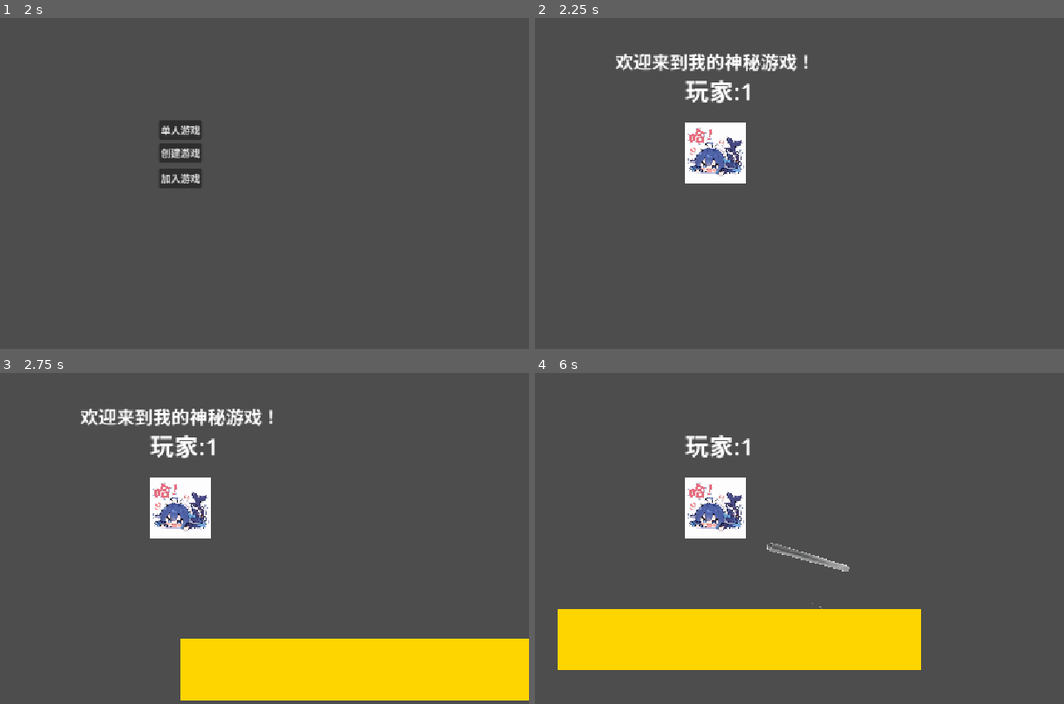
Above: before the commit, frames 1-4 (two rows, left to right).
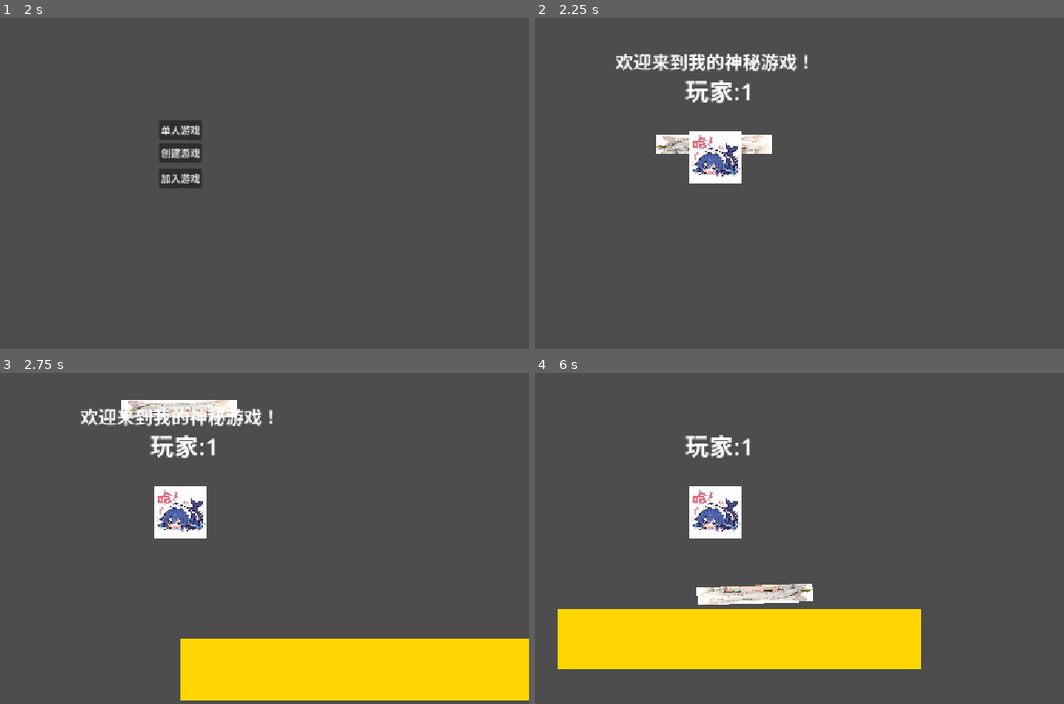
Above: after the commit, the same moments.

Repository: Sui-xie/NewGames
Game: Godot game, scene res://root.tscn
Same seed, same stepped clock (60 frames per second), same inputs: the game is played once before the commit and once after it.
Inputs (mouse positions are in pixels of both pictures, inside the frame that each line leads up to):
- Up to frame 1 (2 s): click "创建游戏" at 0.5 s; click "确定" at 1.25 s
- Up to frame 2 (2.25 s): click "单人游戏" at 2 s
- Up to frame 3 (2.75 s): no input
- Up to frame 4 (6 s): tap Enter at 2.75 s; move the mouse to (868, 488) at 2.77 s; hold D (move_right) 2.78-3.53 s; tap F at 2.85, 3.8, 4.35, 5.1 s; click (868, 488) at 2.92 s; tap Space at 3.02, 3.05, 3.32, 3.6, 3.77, 4.07, 4.55, 5.27, 5.57, 5.85 s; move the mouse to (577, 528) at 3.52 s; hold A (move_left) 3.53-4.28 s; click (577, 528) at 3.67 s; move the mouse to (783, 422) at 4.27 s; hold D (move_right) 4.28-5.78 s; click (783, 422) at 4.42 s; move the mouse to (683, 584) at 5.02 s; click (683, 584) at 5.17 s; move the mouse to (926, 568) at 5.77 s; hold A (move_left) from 5.78 s (still down); click (926, 568) at 5.92 s

Frame 1 is identical in both runs. In frame 2, 1.9% of the frame differs, in the area x 22-45%, y 31-50%; in frame 3, 2.3%; in frame 4, 3.0%, in the area x 4-73%, y 31-90%.

Commit message:
测试了物品系统，明天继续加多人物品同步

Diff:
--- /dev/null
+++ b/core/basicNode/bullet.gd
@@ -0,0 +1,17 @@
+extends Area2D
+class_name Bullet
+
+var shooter:Weapon
+var team:int
+var rot:float
+var speed:float
+
+func _ready() -> void:
+	pass
+
+func _process(delta: float) -> void:
+	pass
+
+@rpc("any_peer","call_local","reliable")
+func hit(target):
+	print("[WARN]未被重写的hit方法")
--- a/core/basicNode/item.gd
+++ b/core/basicNode/item.gd
@@ -1,4 +1,3 @@
 extends RigidBody2D
 class_name Item
-
 var meta: Array[Variant] = []
--- a/core/basicNode/weapon.gd
+++ b/core/basicNode/weapon.gd
@@ -8,3 +8,6 @@
 @rpc("any_peer","call_local","reliable")
 func reload():
 	print("[WARN]未被重写的Reload方法")
+
+func active():
+	print("[WARN]未被重写的Active方法")
--- a/game/level/scene/player.tscn
+++ b/game/level/scene/player.tscn
@@ -5,13 +5,13 @@
 [ext_resource type="Script" uid="uid://q4g0tlhps4kw" path="res://game/level/scripts/player/jumpCheck.gd" id="3_fvtld"]
 
 [sub_resource type="RectangleShape2D" id="RectangleShape2D_pyidc"]
-size = Vector2(100, 100)
+size = Vector2(85, 85)
 
 [sub_resource type="RectangleShape2D" id="RectangleShape2D_xa3wl"]
 size = Vector2(98, 2)
 
 [sub_resource type="RectangleShape2D" id="RectangleShape2D_cypby"]
-size = Vector2(171, 100)
+size = Vector2(165.5, 86)
 
 [node name="CharacterBody2D" type="CharacterBody2D" unique_id=1862613727 node_paths=PackedStringArray("nameLabel", "jumpCheckArea", "mountPoint", "pickedCheckArea")]
 position = Vector2(1, 0)
@@ -25,7 +25,7 @@
 metadata/_edit_vertical_guides_ = [95.0, 100.0]
 
 [node name="CollisionShape2D" type="CollisionShape2D" parent="." unique_id=1452549003]
-position = Vector2(3.8146973e-06, 0)
+position = Vector2(-0.4999981, 6.5)
 shape = SubResource("RectangleShape2D_pyidc")
 
 [node name="Label" type="Label" parent="." unique_id=191140649]
@@ -39,7 +39,8 @@
 vertical_alignment = 1
 
 [node name="哈！" type="Sprite2D" parent="." unique_id=1147042313]
-scale = Vector2(0.07974482, 0.07974482)
+position = Vector2(0, 7)
+scale = Vector2(0.06858054, 0.06858055)
 texture = ExtResource("2_hjaqi")
 
 [node name="Area2D" type="Area2D" parent="." unique_id=1516253399]
@@ -52,11 +53,12 @@
 shape = SubResource("RectangleShape2D_xa3wl")
 
 [node name="mountPoint" type="Node2D" parent="." unique_id=456590666]
+position = Vector2(-46, 6)
 
 [node name="Area2D2" type="Area2D" parent="." unique_id=164375437]
 collision_layer = 16
 collision_mask = 16
 
 [node name="CollisionShape2D" type="CollisionShape2D" parent="Area2D2" unique_id=1189309341]
-position = Vector2(-2, 0)
+position = Vector2(0.75, 7)
 shape = SubResource("RectangleShape2D_cypby")
--- a/game/level/scene/weapon/bullet/steelPipe.tscn
+++ b/game/level/scene/weapon/bullet/steelPipe.tscn
@@ -4,20 +4,20 @@
 [ext_resource type="Texture2D" uid="uid://ctwbi4cxp6d2w" path="res://assets/IMG/钢管.png" id="2_ca50c"]
 
 [sub_resource type="CapsuleShape2D" id="CapsuleShape2D_cypby"]
-radius = 4.966036
-height = 138.87358
+radius = 2.0100303
+height = 43.997864
 
 [node name="steelPipe" type="Area2D" unique_id=500824647]
 collision_mask = 7
 script = ExtResource("1_ve4q1")
 
 [node name="CollisionShape2D" type="CollisionShape2D" parent="." unique_id=1783842298]
-position = Vector2(-2.0270004, 3.8146973e-06)
-rotation = -1.5609388
+position = Vector2(0, 1)
+rotation = -1.5730765
 shape = SubResource("CapsuleShape2D_cypby")
 
 [node name="钢管" type="Sprite2D" parent="." unique_id=1811979406]
-position = Vector2(-0.027000427, 8.000004)
+position = Vector2(0.9999999, 3)
 rotation = 0.43613893
-scale = Vector2(0.03800677, 0.03800676)
+scale = Vector2(0.012441651, 0.012441648)
 texture = ExtResource("2_ca50c")
--- a/game/level/scene/weapon/steelPipeGun.tscn
+++ b/game/level/scene/weapon/steelPipeGun.tscn
@@ -1,12 +1,18 @@
 [gd_scene format=3 uid="uid://bmpt1xqllpg2m"]
 
 [ext_resource type="Script" uid="uid://3oxahgq03tab" path="res://game/level/scripts/weapon/steelPipeGun.gd" id="1_vkmsf"]
+[ext_resource type="PackedScene" uid="uid://dyqspxtuxmltd" path="res://game/level/scene/weapon/bullet/steelPipe.tscn" id="2_iblqf"]
 [ext_resource type="Texture2D" uid="uid://b52iw7i5r1daj" path="res://assets/IMG/avator.png" id="2_x6uk6"]
 
-[node name="SteelPipeGun" type="Node2D" unique_id=918577544 node_paths=PackedStringArray("shootPoint")]
+[sub_resource type="RectangleShape2D" id="RectangleShape2D_cypby"]
+size = Vector2(200, 40)
+
+[node name="SteelPipeGun" type="RigidBody2D" unique_id=1827280107 node_paths=PackedStringArray("shootPoint")]
+collision_layer = 16
+collision_mask = 128
 script = ExtResource("1_vkmsf")
 shootPoint = NodePath("shooterPoint")
-bullet = null
+bullet = ExtResource("2_iblqf")
 
 [node name="Avator" type="Sprite2D" parent="." unique_id=1024291141]
 position = Vector2(-1, 0)
@@ -14,4 +20,6 @@
 texture = ExtResource("2_x6uk6")
 
 [node name="shooterPoint" type="Node2D" parent="." unique_id=162342673]
-position = Vector2(95, 0)
+
+[node name="CollisionShape2D" type="CollisionShape2D" parent="." unique_id=1183733727]
+shape = SubResource("RectangleShape2D_cypby")
--- a/game/level/scripts/buttlt.gd
+++ b/game/level/scripts/buttlt.gd
@@ -1,4 +1,4 @@
-class_name Buttlt;
+class_name Buttlt1;
 extends Area2D
 
 var t = 0;
--- a/game/level/scripts/gameCore.gd
+++ b/game/level/scripts/gameCore.gd
@@ -3,6 +3,7 @@
 const uiLayer: PackedScene = preload('res://game/level/scene/ui/uiLayer.tscn')
 const mapMgrScripts = preload('res://game/level/map/mapMgr.gd')
 const playersMgr = preload("res://game/level/scripts/player/playerMgr.gd")
+const testWeapon = preload("res://game/level/scene/weapon/steelPipeGun.tscn")
 
 var parms:Dictionary = {}
 
@@ -76,6 +77,9 @@
 	ctx.registerService('playerMgr',playerMgr)
 	add_child(playerMgr)
 
+	var we = testWeapon.instantiate()
+	add_child(we)
+
 func _exit_tree() -> void:
 	if multiplayer.is_server():
 		multiplayer.multiplayer_peer.close()
--- a/game/level/scripts/player/player.gd
+++ b/game/level/scripts/player/player.gd
@@ -14,14 +14,12 @@
 var zoomSpeed: float = 0.05
 var maxZoom: Vector2 = Vector2(4,4)
 var minZoom: Vector2 = Vector2(0.1,0.1)
-var bullet: PackedScene = preload('res://game/level/scene/bullet.tscn')
-var cooling = 0
-var collingTime = 0.3
 var team:int = 1
 var id: int = 0;
 var uuid: int = 0xffffff00;
 var nickName:String = "玩家";
 var meta = [ctx.tags.player]
+var mousePosition:Vector2
 
 func _enter_tree() -> void:
 	if id != 0:
@@ -34,24 +32,30 @@
 
 func _physics_process(delta: float) -> void:
 	if not isClient():return
-	setTargetPosition.rpc(position)
+	sync.rpc(position,get_global_mouse_position())
+	calcMountPosition()
 	var direction = Input.get_axis("move_left", "move_right")
 	velocity.x = direction * speed
 	velocity.y -= ctx.gravity*delta
 	move_and_slide()
 
 func _process(delta: float) -> void:
+	nameLabel.text = nickName + ":%d" % id
 	if isClient():
-		nameLabel.text = nickName + ":%d" % id
-		if cooling != 0:
-			cooling -= delta
-			if cooling < 0:cooling = 0
 		if Input.is_mouse_button_pressed(MOUSE_BUTTON_LEFT):
-			if cooling != 0:return
-			shoot.rpc(get_global_mouse_position(),self.global_position)
+			use()
 	else:
+		calcMountPosition(mousePosition)
 		position = position.lerp(targetPostion,1)
 		return
+
+func calcMountPosition(mousePosition:Vector2 = Vector2.ZERO):
+	if mousePosition == Vector2.ZERO:
+		mousePosition = get_global_mouse_position()
+	var r = (mousePosition - global_position).angle()
+	var p:Vector2 = Vector2.from_angle(r) * 100
+	mountPoint.position = p
+	mountPoint.rotation = r
 
 func _input(e):
 	if not isClient():return
@@ -83,19 +87,6 @@
 	if isClient():
 		ctx.clientId = id
 
-#显式输入位置防止延迟偏移
-@rpc("any_peer","call_local","reliable")
-func shoot(mousePosition:Vector2,playerPosition:Vector2):
-	var b:Buttlt = bullet.instantiate()
-	b.shooter = self
-	var r := (mousePosition - playerPosition).angle()
-	b.rot = r
-	b.rotation = r - deg_to_rad(-25)#偏二十五度，因为我懒得去修图
-	ctx.currentScene.add_child(b)
-	b.global_position = playerPosition
-	cooling = collingTime
-	#print("[INFO]报告，来自玩家:",ctx.clientId,"的执行")
-
 func change_zoom(z):
 	var new: Vector2 = zoom + Vector2(z,z)
 	if new > maxZoom:new = maxZoom
@@ -117,6 +108,12 @@
 				current = x
 	return current
 
+func use() -> void:
+	if mountPoint.get_child_count() == 0:return
+	if mountPoint.get_child(0) is Weapon:
+		var i:Weapon = mountPoint.get_child(0)
+		i.active()
+		return
 
 func jump():
 	if jumpCheckArea.jumpCheck():
@@ -124,22 +121,24 @@
 		velocity.y += jumpForce
 		jumpCheckArea.aJump()
 
-
-
-@rpc("any_peer","call_remote","unreliable_ordered")
-func setTargetPosition(vector:Vector2):
-	targetPostion = vector
+@rpc("authority","call_remote","unreliable_ordered")
+func sync(targetPos:Vector2,mousePos:Vector2):
+	targetPostion = targetPos
+	mousePosition = mousePos
 
 @rpc("authority","call_local","reliable")
 func pickedItem(node:Item):
 	if ctx.tags.canPicked in node.meta:
 		node.freeze = true
-		node.reparent(mountPoint,false)
+		node.global_position = mountPoint.global_position
+		node.reparent(mountPoint)
 
 #face值应该是一个弧度，表达丢出时角色的朝向
 @rpc("authority","call_local","reliable")
 func thorwItem(face:float,down:bool,velocity1:Vector2):
 	var node = mountPoint.get_child(0)
+	if node == null:
+		print("我是玩家:",ctx.clientId,"无法找到挂载点！")
 	if node == null:return
 	node.reparent(ctx.currentScene)
 	if not down:
--- a/game/level/scripts/weapon/bullet/steelPipe.gd
+++ b/game/level/scripts/weapon/bullet/steelPipe.gd
@@ -1,11 +1,46 @@
-extends Node
+class_name SteelPipe;
+extends Bullet
 
+var t = 0;
+
+func _init():
+	speed = 3000
 
 # Called when the node enters the scene tree for the first time.
 func _ready() -> void:
-	pass # Replace with function body.
-
+	if team == 0:team = -1
+	if rot == null:
+		queue_free()
+		return
+	if shooter == null:
+		print("[WARN]Shooter is Null")
+		queue_free()
+		return
+	body_entered.connect(body_enter)
+	area_entered.connect(body_enter)
 
 # Called every frame. 'delta' is the elapsed time since the previous frame.
 func _process(delta: float) -> void:
-	pass
+	t+=delta*1000
+	if t>3000 :
+		queue_free()
+		return
+	self.position += Vector2.from_angle(rot) * speed * delta
+
+func body_enter(target:Node) -> void:
+	print("[INFO]子弹撞到了:",target.name)
+	if "meta" in target:
+		if ctx.tags.noEntry in target.meta:
+			queue_free()
+			return
+	if target == shooter : return
+	if not('team' in target):return
+	if not('team' in shooter):return
+	if target.team == shooter.team:return
+	hit.rpc(target)
+	return
+
+@rpc("any_peer","call_local","reliable")
+func hit(target:Player):
+	print("[DEBUG]子弹命中了！:",target.name)
+	queue_free()
--- a/game/level/scripts/weapon/steelPipeGun.gd
+++ b/game/level/scripts/weapon/steelPipeGun.gd
@@ -4,11 +4,11 @@
 
 var cooling = 0
 var collingTime = 0.3
-var team:int = 1
+var team:int = -1
 
 # Called when the node enters the scene tree for the first time.
 func _ready() -> void:
-	pass
+	meta.append(ctx.tags.canPicked)
 
 
 # Called every frame. 'delta' is the elapsed time since the previous frame.
@@ -17,19 +17,23 @@
 		cooling -= delta
 		if cooling < 0:cooling = 0
 
+func active():
+	if cooling == 0:
+		shoot.rpc(get_global_mouse_position(),self.global_position)
 
 #显式输入位置防止延迟偏移
 @rpc("any_peer","call_local","reliable")
 func shoot(mousePosition:Vector2,shooterPosition:Vector2):
-	var b:Buttlt = bullet.instantiate()
+	var b = bullet.instantiate()
 	b.shooter = self
 	var r := (mousePosition - shooterPosition).angle()
+	b.rotation = r
 	b.rot = r
-	b.rotation = r - deg_to_rad(-25)#偏二十五度，因为我懒得去修图
 	ctx.currentScene.add_child(b)
 	b.global_position = shooterPosition
 	cooling = collingTime
 	#print("[INFO]报告，来自玩家:",ctx.clientId,"的执行")
 
+@rpc("any_peer","call_local","reliable")
 func reload():
-	pass
+	print("[INFO]这把枪不需要换弹")
Not shown, added: core/basicNode/bullet.gd.uid
